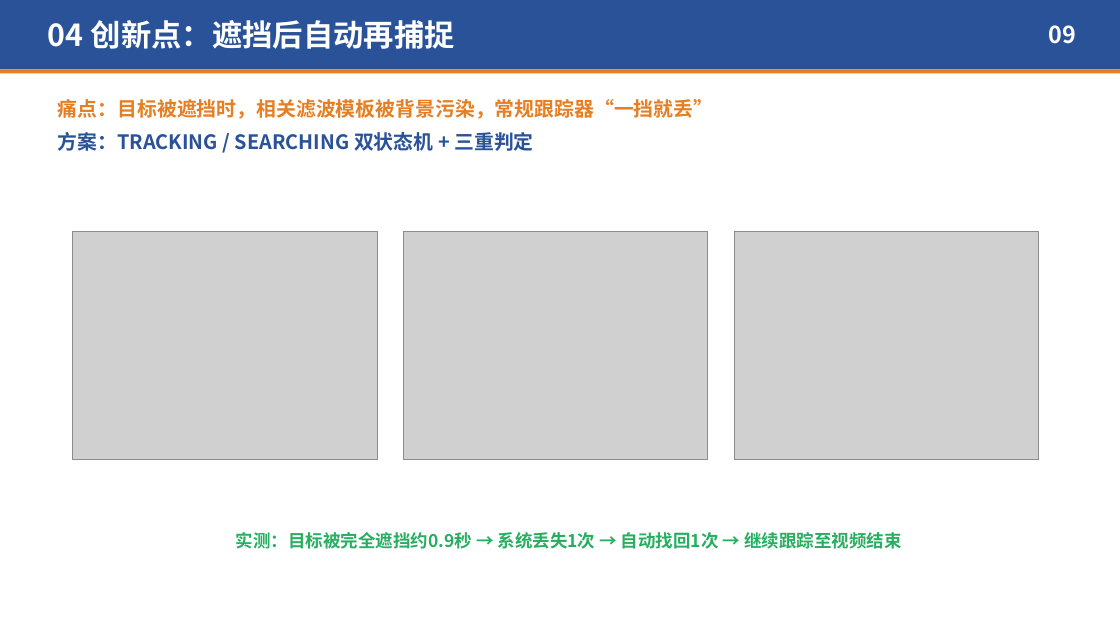
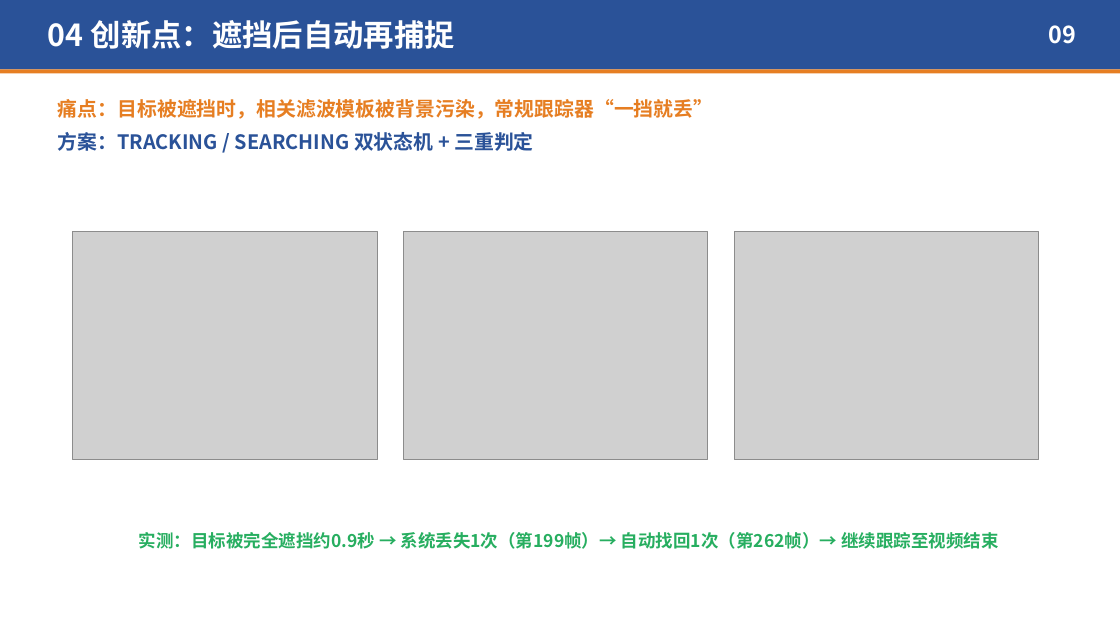
Before and after one commit to Aiden-crazy/object-tracking, a slide deck: slide 9 of 03-答辩PPT/综合实践III答辩PPT-单目标跟踪系统.pptx. Drawn at 1120x630 pixels with LibreOffice and Linux fonts; fonts in the diff are those of the drawing; grey boxes stand for pictures. Boxes give left, top, right and bottom in pixels: in the first picture for what was removed or moved away, otherwise in the second. Text is boxed around its words. In the diff, an @@ line names an element or a change of style, - is before the commit and + after.

```diff
--- a/03-答辩PPT/综合实践III答辩PPT-单目标跟踪系统.pptx
+++ b/03-答辩PPT/综合实践III答辩PPT-单目标跟踪系统.pptx
@@ text at box(139, 532, 998, 549): text changed @@
-实测：目标被完全遮挡约0.9秒 → 系统丢失1次 → 自动找回1次 → 继续跟踪至视频结束
+实测：目标被完全遮挡约0.9秒 → 系统丢失1次（第199帧）→ 自动找回1次（第262帧）→ 继续跟踪至视频结束
```
Also in this commit, not shown: 10 other slides changed, 37 other files.
